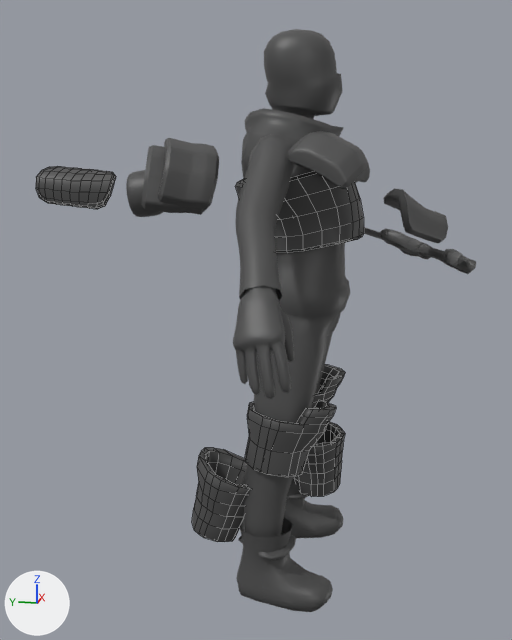
A saved change to the FBX model Assets/Animations/Character/Grapple Poses/ANIM_Character_GrapplePose_Back.fbx.
Camera for both pictures: a camera (50 mm lens) standing at (-2.331, -0.346, 1.487) and looking at (0.082, 0.137, 0.884). The lights are fixed; the arrows at lower left show +X, +Y and +Z. Mesh edges are drawn as thin lines on the coarser meshes. Where no turn or scale is listed for an object, it has been applied to the vertices.

Names of what the first picture shows: 'Bicep_Strap', 'Chest_Armour', 'Left_Shoulder_Pad_Lower', 'Left_Shoulder_Pad_Upper', 'Leg_Guards_KneePad', 'Right_Shoulder_Pad', 'character_mesh', 'pCube1', 'polySurface3', 'polySurface4', 'polySurface5', 'polySurface6'.
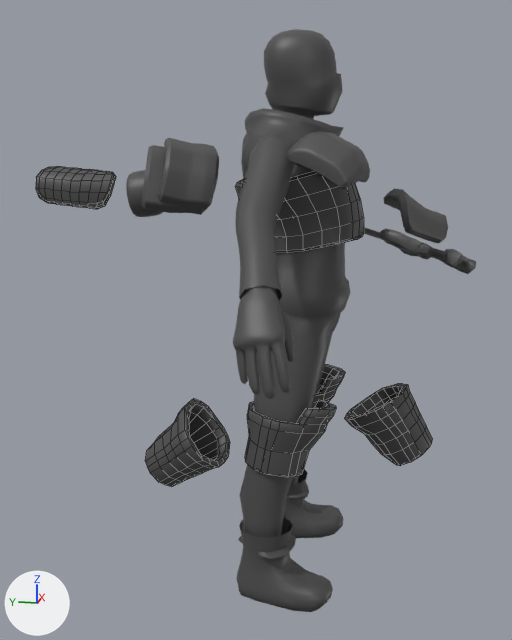
What differs and where, as boxes (x1, y1, x2, y2) in the pictures (512 x 640 px):
'polySurface6', moved, turned: before (192, 448, 251, 542); after (145, 399, 230, 487)
'polySurface5', moved, turned: before (294, 421, 345, 497); after (344, 384, 433, 466)

The change, as a list of edits to the scene's bpy script:
```text
Change ob_polysurface5:
    ob_polysurface5.location: (3.565, -0.0187, 2.484) -> (2.371, 3.558, 8.336)
    ob_polysurface5.rotation_euler: (-0.081, -0.0985, 0.0264) -> (-0.611, -0.0714, -0.0586)  # degrees (-4.6, -5.6, 1.5) -> degrees (-35, -4.1, -3.4)
Change ob_polysurface6:
    ob_polysurface6.location: (-3.141, -0.197, -2.915) -> (-1.458, 2.445, -6.062)
    ob_polysurface6.rotation_euler: (0.265, -0.279, -0.0565) -> (0.899, -0.358, -0.0752)  # degrees (15, -16, -3.2) -> degrees (52, -21, -4.3)
```
